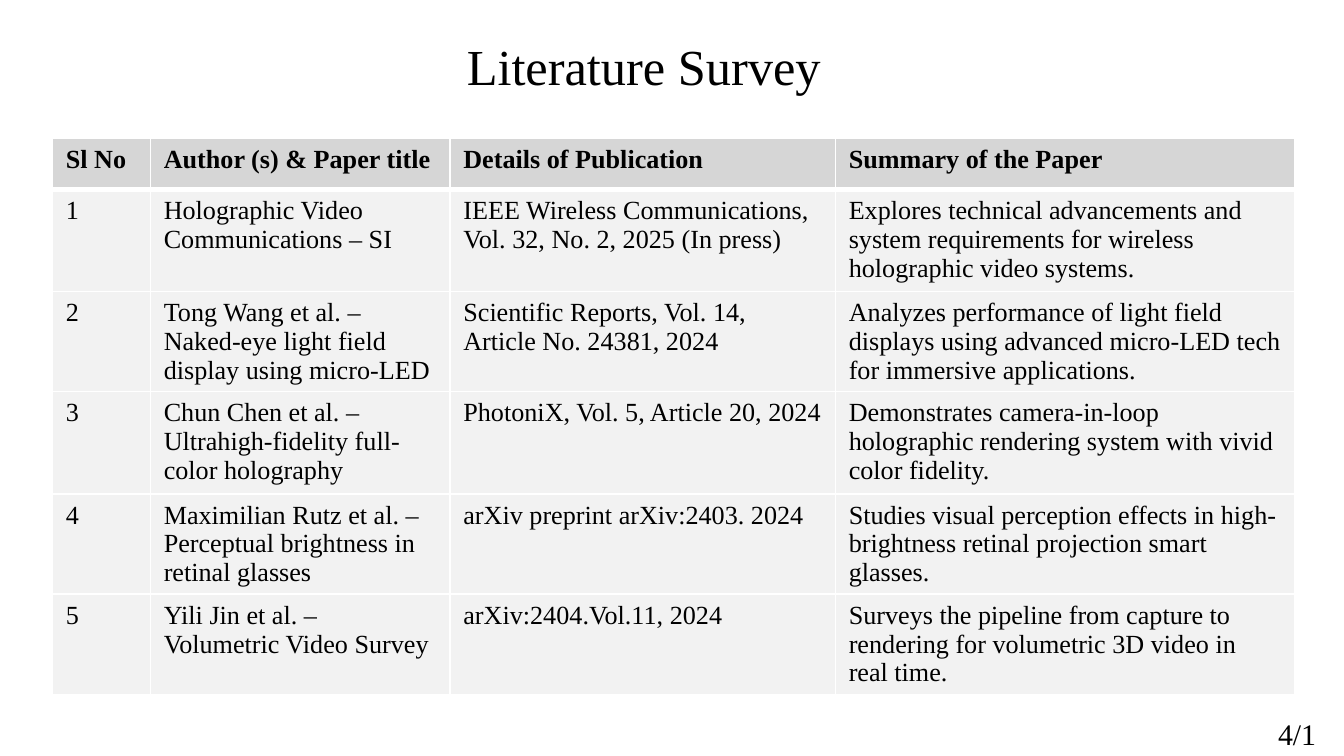
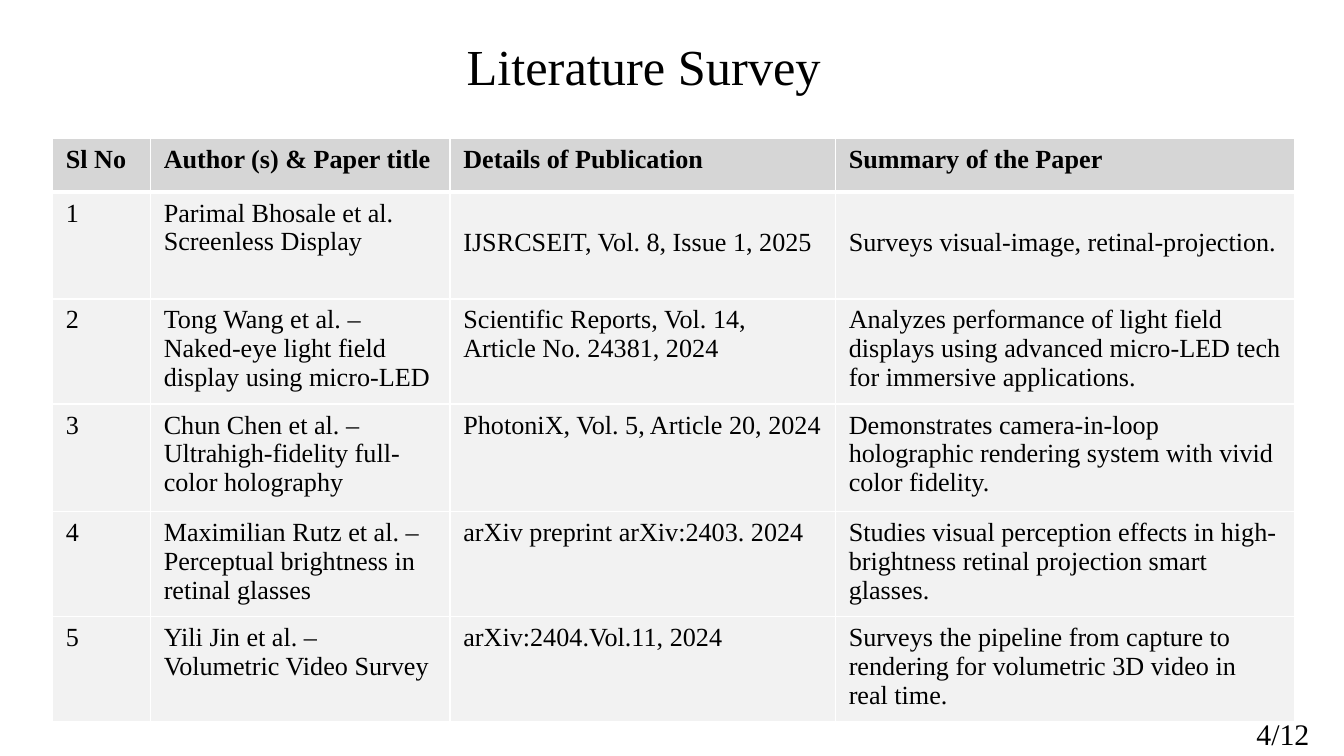
Before and after one commit to rajeshacu/LoRa-based-Location-tracking-and-Fall-detection-System, a slide deck: slide 4 of Phase-1_Technical Seminar.pptx. Drawn at 1344x756 pixels with LibreOffice and Linux fonts; fonts in the diff are those of the drawing; background and template pictures are left out. Boxes give left, top, right and bottom in pixels: in the first picture for what was removed or moved away, otherwise in the second. Text is boxed around its words. In the diff, an @@ line names an element or a change of style, - is before the commit and + after.

```diff
--- a/Phase-1_Technical Seminar.pptx
+++ b/Phase-1_Technical Seminar.pptx
@@ table at box(52, 138, 1296, 722) @@
-row 2: 1 | Holographic Video Communications – SI | IEEE Wireless Communications, Vol. 32, No. 2, 2025 (In press) | Explores technical advancements and system requirements for wireless holographic video systems.
+row 2: 1 | Parimal Bhosale et al. Screenless Display | IJSRCSEIT, Vol. 8, Issue 1, 2025 | Surveys visual-image, retinal-projection.
@@ text "4/12" rewrapped from box(1278, 725, 1316, 746) to box(1256, 725, 1309, 746) @@
```
Also in this commit, not shown: 6 other slides changed, 1 slide added, 2 slides removed, 3 other files.
